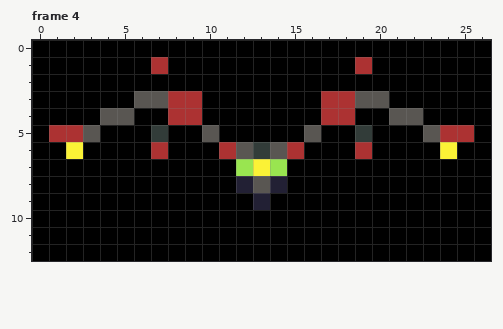
Edited in one commit: pixel-art file (rawAssets/bat2.ase). Above: the version before the commit.
27x13 pixels, 8 frames. Shown: frame 4.
After:
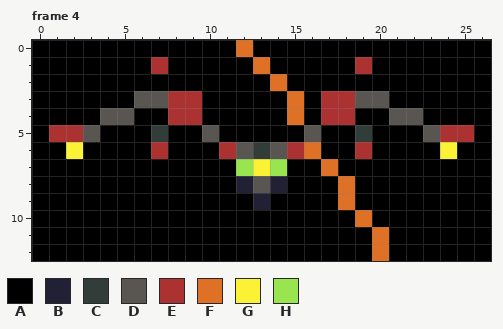
Palette (. is transparent): A #000000  B #222034  C #323c39  D #595652  E #ac3232  F #df7126  G #fbf236  H #99e550
From the commit log: first sprite in! bat is draiwng and animating
Diff:
Frame 4, layer "bg":
Colour A becomes colour F in row 0 at x 12; in row 1 at x 13; in row 2 at x 14; in rows 3 to 4 at x 15; in row 6 at x 16; in row 7 at x 17.
Colour A becomes colour F in rows 8 to 9 at x 18; in row 10 at x 19; in rows 11 to 12 at x 20.
Changed places in both pictures, as pixel boxes (x1, y1, x2, y2):
changed: (236, 40, 389, 261)
